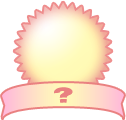
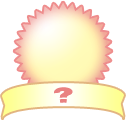
Layered file, before and after one edit (126px x 120px). Changes by layer:
painted on "Фигура 18 (копия) 3" over box(2, 83, 124, 119)
